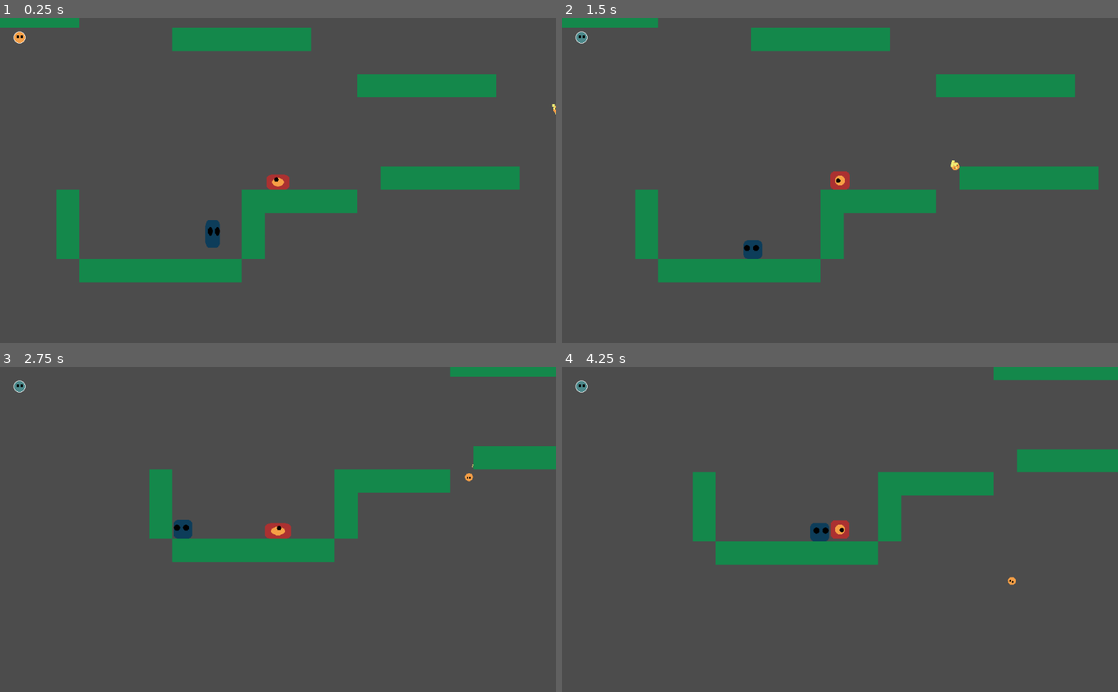
Above: before the commit, frames 1-4 (two rows, left to right).
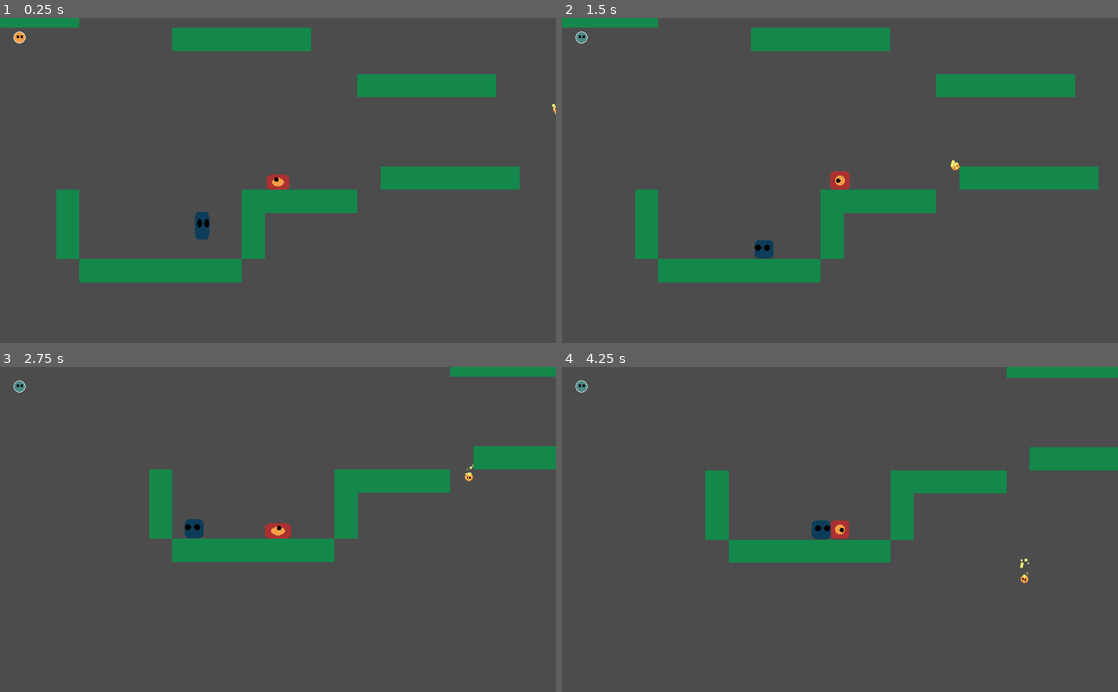
Above: after the commit, the same moments.

Repository: SaitenHazard/one_for_all
Game: Godot game, scene res://Scenes/MainScene.tscn
Same seed, same stepped clock (60 frames per second), same inputs: the game is played once before the commit and once after it.
Inputs (mouse positions are in pixels of both pictures, inside the frame that each line leads up to):
- Up to frame 1 (0.25 s): no input
- Up to frame 2 (1.5 s): move the mouse to (962, 164) at 0.52 s; press the mouse at (962, 164) at 0.53 s; hold D (move_right) 0.53-1.28 s; move the mouse to (728, 196) at 1.27 s; release the mouse at (728, 196) at 1.28 s; hold A (move_left) from 1.28 s (still down); click (728, 196) at 1.35 s
- Up to frame 3 (2.75 s): move the mouse to (333, 458) at 2.02 s; release A (move_left) at 2.03 s; press the mouse at (333, 458) at 2.03 s; hold D (move_right) from 2.03 s (still down)
- Up to frame 4 (4.25 s): move the mouse to (812, 594) at 2.77 s; release the mouse at (812, 594) at 2.78 s; click (812, 594) at 2.85 s; move the mouse to (1006, 578) at 3.52 s; release D (move_right) at 3.53 s; press the mouse at (1006, 578) at 3.53 s; hold A (move_left) from 3.53 s (still down)

The runs differ from the first frame. In frame 1, 0.4% of the frame differs, in the area x 35-40%, y 59-71%; in frame 2, 0.2%; in frame 3, 0.3%; in frame 4, 3.5%, in the area x 23-100%, y 0-68%.

Commit message:
07/11/2021 10:42PM

Diff:
--- a/Game/Scenes/Bullet.tscn
+++ b/Game/Scenes/Bullet.tscn
@@ -25,7 +25,7 @@
 [node name="Bullet" type="RigidBody2D" groups=[
 "bullet",
 ]]
-collision_layer = 2147483650
+collision_layer = 2147483648
 collision_mask = 2147483648
 physics_material_override = SubResource( 1 )
 script = ExtResource( 2 )
--- a/Game/Scenes/Enemy.tscn
+++ b/Game/Scenes/Enemy.tscn
@@ -11,8 +11,8 @@
 [node name="Enemy" type="RigidBody2D" groups=[
 "enemy",
 ]]
-collision_layer = 4
-collision_mask = 2
+collision_layer = 0
+collision_mask = 2147483648
 mode = 2
 physics_material_override = SubResource( 1 )
 gravity_scale = 8.5
@@ -21,10 +21,8 @@
 contact_monitor = true
 script = ExtResource( 1 )
 
-[node name="VisibilityEnabler2D" type="VisibilityEnabler2D" parent="."]
-
 [node name="Sprite" type="Sprite" parent="."]
-position = Vector2( 0, 25.836 )
+position = Vector2( 0, 24.836 )
 texture = ExtResource( 2 )
 offset = Vector2( 0, -26 )
 
@@ -36,13 +34,13 @@
 
 [node name="RayCast2DRight" type="RayCast2D" parent="."]
 position = Vector2( 28.9701, 5.95275 )
-enabled = true
 cast_to = Vector2( 0, 32 )
+collision_mask = 16
 
 [node name="RayCast2DLeft" type="RayCast2D" parent="."]
 position = Vector2( -29.3669, 5.5559 )
-enabled = true
 cast_to = Vector2( 0, 32 )
+collision_mask = 16
 [connection signal="body_entered" from="." to="." method="_on_Player_body_entered"]
 [connection signal="body_entered" from="." to="." method="_on_Enemy2_body_entered"]
 [connection signal="timeout" from="Cooldown" to="." method="_on_Cooldown_timeout"]
--- a/Game/Scenes/Enemy_bullet.tscn
+++ b/Game/Scenes/Enemy_bullet.tscn
@@ -3,19 +3,21 @@
 [ext_resource path="res://sprite/bullet_enemy.png" type="Texture" id=1]
 [ext_resource path="res://Scripts/Enemy_bullet.gd" type="Script" id=2]
 
-[sub_resource type="PhysicsMaterial" id=2]
+[sub_resource type="PhysicsMaterial" id=1]
 
-[sub_resource type="CircleShape2D" id=1]
+[sub_resource type="CircleShape2D" id=2]
 radius = 4.91045
 
 [node name="Enemy_bullet" type="RigidBody2D" groups=[
 "enemy_bullet",
 ]]
-physics_material_override = SubResource( 2 )
+collision_layer = 0
+collision_mask = 0
+physics_material_override = SubResource( 1 )
 script = ExtResource( 2 )
 
 [node name="CollisionShape2D" type="CollisionShape2D" parent="."]
-shape = SubResource( 1 )
+shape = SubResource( 2 )
 one_way_collision_margin = 12.2
 
 [node name="Sprite" type="Sprite" parent="."]
--- a/Game/Scenes/MainScene.tscn
+++ b/Game/Scenes/MainScene.tscn
@@ -142,15 +142,15 @@
 position = Vector2( -1157, 1051.78 )
 
 [node name="Enemy3" parent="." instance=ExtResource( 5 )]
-position = Vector2( 591.64, 1137.21 )
+position = Vector2( 562.274, 1115.85 )
 
 [node name="TileMap" type="TileMap" parent="." groups=[
 "tile",
 ]]
 tile_set = SubResource( 6 )
 cell_custom_transform = Transform2D( 1, 0, 0, 1, 0, 0 )
-collision_layer = 7
-collision_mask = 7
+collision_layer = 31
+collision_mask = 31
 format = 1
 tile_data = PoolIntArray( 327651, -1610612734, 0, 327654, -1610612734, 0, 327655, -1610612734, 0, 327656, -1610612734,  …(1798 unchanged characters)…
 
--- a/Game/Scenes/Pickup.tscn
+++ b/Game/Scenes/Pickup.tscn
@@ -6,6 +6,8 @@
 [sub_resource type="CircleShape2D" id=1]
 
 [node name="Pickup" type="Area2D"]
+collision_layer = 0
+collision_mask = 0
 script = ExtResource( 2 )
 
 [node name="CollisionShape2D" type="CollisionShape2D" parent="."]
--- a/Game/Scenes/Pickup_shot.tscn
+++ b/Game/Scenes/Pickup_shot.tscn
@@ -21,10 +21,12 @@
 color = Color( 0.933333, 0.933333, 0.466667, 1 )
 
 [node name="Pickup_shot" type="Area2D"]
+collision_layer = 0
+collision_mask = 2147483648
 script = ExtResource( 2 )
 
 [node name="CollisionShape2D" type="CollisionShape2D" parent="."]
-shape = SubResource( 2 )
+shape = SubResource( 1 )
 
 [node name="Sprite" type="Sprite" parent="."]
 texture = ExtResource( 1 )
--- a/Game/Scenes/Pickup_slot.tscn
+++ b/Game/Scenes/Pickup_slot.tscn
@@ -21,6 +21,8 @@
 color = Color( 0.584314, 0.807843, 0.803922, 1 )
 
 [node name="Pickup_slot" type="Area2D"]
+collision_layer = 0
+collision_mask = 0
 script = ExtResource( 2 )
 
 [node name="CollisionShape2D" type="CollisionShape2D" parent="."]
--- a/Game/Scenes/Player.tscn
+++ b/Game/Scenes/Player.tscn
@@ -10,7 +10,8 @@
 radius = 26.0
 
 [node name="Player" type="RigidBody2D"]
-collision_mask = 5
+collision_layer = 0
+collision_mask = 0
 mode = 2
 physics_material_override = SubResource( 1 )
 custom_integrator = true
--- a/Game/Scenes/Tile.tscn
+++ b/Game/Scenes/Tile.tscn
@@ -5,6 +5,8 @@
 [sub_resource type="RectangleShape2D" id=1]
 
 [node name="Tile" type="StaticBody2D"]
+collision_layer = 0
+collision_mask = 0
 
 [node name="CollisionShape2D" type="CollisionShape2D" parent="."]
 rotation = 1.5708
--- a/Game/Scripts/Bullet.gd
+++ b/Game/Scripts/Bullet.gd
@@ -1,13 +1,20 @@
 extends RigidBody2D
 
+var Utility = preload("res://Scripts/Utility.gd").new()
+
+func _ready():
+	Utility.set_collision_layer(self, Enums.COLLISION_LAYER.BULLET, true)
+	Utility.set_collision_mask(self, Enums.COLLISION_LAYER.PICKUP, true)
+
 func _on_Lifetime_timeout():
-	_collide_with_player()
-	_collide_with_enemy_not()
+	return
+	Utility.set_collision_layer(self, Enums.COLLISION_LAYER.BULLET, false)
+	Utility.set_collision_layer(self, Enums.COLLISION_LAYER.PICKUP, true)
+
+	Utility.set_collision_mask(self, Enums.COLLISION_LAYER.ENEMY, false)
+	Utility.set_collision_mask(self, Enums.COLLISION_LAYER.PLAYER, true)
+
+	remove_from_group('bullet')
+
 	if not $Particles2D == null:
 		$Particles2D.set_emitting(false)
-
-func _collide_with_player():
-	self.set_collision_layer_bit (2, true)
-
-func _collide_with_enemy_not():
-	self.set_collision_layer_bit (1, false)
--- a/Game/Scripts/Enemy.gd
+++ b/Game/Scripts/Enemy.gd
@@ -27,11 +27,19 @@
 onready var RayCast2DLeft : RayCast2D = $RayCast2DLeft
 onready var RayCast2DRight : RayCast2D = $RayCast2DRight
 
+var Utility = preload("res://Scripts/Utility.gd").new()
+
 var test : bool
+
+func _ready():
+	Utility.set_collision_layer(self, Enums.COLLISION_LAYER.ENEMY, true)
+#	Utility.set_collision_mask(self, Enums.COLLISION_LAYER.BULLET, true)
+	Utility.set_collision_mask(self, Enums.COLLISION_LAYER.PLAYER, true)
+	Utility.set_collision_mask(self, Enums.COLLISION_LAYER.PICKUP, false)
 
 func _process(delta):
 	_do_animations(delta)
-	_do_death()
+#	_do_death()
 
 func _do_death():
 	if got_hit == false and lives == 0 and on_floor == true and jump == false:
@@ -134,6 +142,7 @@
 			linear_velocity_var.x = AIR_VELOCITY
 
 func _on_Enemy2_body_entered(body):
+	return
 	if body.is_in_group('bullet'):
 		_do_hit(body)
 
@@ -147,7 +156,6 @@
 	lives = lives - 1
 
 func _do_hit_bullet(body):
-	var Utility = preload("res://Scripts/Utility.gd").new()
 	body.queue_free()
 	var child = Utility.reparent(body.get_node('Particles2D'), get_node("/root/MainScene"))
 	Utility.delay_queue_free(child, 0.3)
--- /dev/null
+++ b/Game/Scripts/Enums.gd
@@ -0,0 +1,8 @@
+class_name Enums
+
+enum COLLISION_LAYER {
+	PLAYER = 0,
+	ENEMY = 1,
+	BULLET = 2,
+	PICKUP = 3,
+}
--- a/Game/Scripts/Pickup_shot.gd
+++ b/Game/Scripts/Pickup_shot.gd
@@ -2,6 +2,12 @@
 
 onready var Player = get_node('/root/MainScene/Player')
 
+var Utility = preload("res://Scripts/Utility.gd").new()
+
+func _ready():
+	Utility.set_collision_layer(self, Enums.COLLISION_LAYER.PICKUP, true)
+	Utility.set_collision_mask(self, Enums.COLLISION_LAYER.BULLET, true)
+
 func _on_Pickup_shot_body_entered(body):
 	Player.shots_remaining_add()
 	self.queue_free()
--- a/Game/Scripts/Player.gd
+++ b/Game/Scripts/Player.gd
@@ -44,6 +44,13 @@
 
 var test : bool
 
+var Utility = preload("res://Scripts/Utility.gd").new()
+
+func _ready():
+	Utility.set_collision_layer(self, Enums.COLLISION_LAYER.PLAYER, true)
+	Utility.set_collision_mask(self, Enums.COLLISION_LAYER.ENEMY, true)
+	Utility.set_collision_mask(self, Enums.COLLISION_LAYER.PICKUP, true)
+
 func _do_animations(delta) -> void:
 	var scale_lerp : Vector2
 
--- a/Game/Scripts/Utility.gd
+++ b/Game/Scripts/Utility.gd
@@ -1,4 +1,10 @@
-extends Node
+extends Node2D
+
+func set_collision_layer( var node : Node, var LAYER_BIT : int, var b : bool) -> void :
+	node.set_collision_layer_bit(LAYER_BIT, b)
+
+func set_collision_mask( var node : Node, var LAYER_BIT : int, var b : bool) -> void :
+	node.set_collision_mask_bit(LAYER_BIT, b)
 
 func reparent(child: Node, new_parent: Node):
 	var old_parent = child.get_parent()
--- a/Game/project.godot
+++ b/Game/project.godot
@@ -8,9 +8,14 @@
 
 config_version=4
 
-_global_script_classes=[  ]
+_global_script_classes=[ {
+"base": "Reference",
+"class": "Enums",
+"language": "GDScript",
+"path": "res://Scripts/Enums.gd"
+} ]
 _global_script_class_icons={
-
+"Enums": ""
 }
 
 [application]
Not shown: 2 places in Game/Scenes/Pickup_shot.tscn that only renumber resources
Not shown: 1 places in Game/Scenes/Pickup_slot.tscn that only renumber resources
